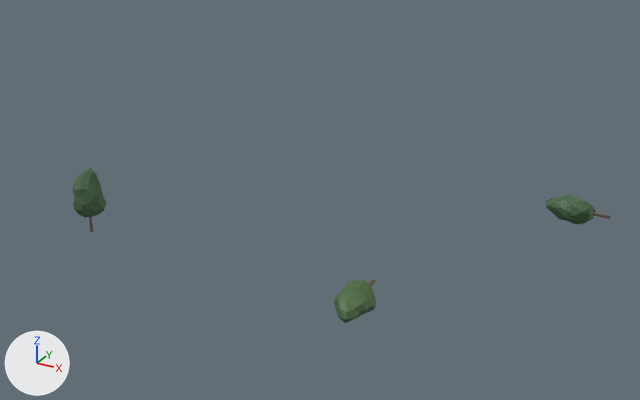
The glTF model samples/1.1/instancing/content/0_0_0.glb: old version first, new version second.
The view is the same before and after, from a 50 mm lens placed at (43.3, -88.1, 46.1), pointed at (-1.4, -6.9, 5.4). Lighting does not change. The marker at lower left points along +X, +Y and +Z.

Script lines for the objects in view, before the commit:
```python
me_tree_beech_001 = bpy.data.meshes.new('tree-beech.001')
me_tree_beech_001.from_pydata(...)  # 92 vertices, 166 faces; spans x -1.8..1.8, y -1.63..1.63, z 0.0..8.0
me_tree_beech_001.materials.append(mat_color_main)  # picture img_color_atlas_gradient
ob_tree_beech_001 = bpy.data.objects.new('tree-beech.001', me_tree_beech_001)
ob_tree_beech_001.parent = ob_node_0
ob_tree_beech_001.location = (-26.61, -17.29, 0.0)
ob_tree_beech_001.rotation_euler = (0.0, 0.0, 1.57)  # degrees (0, 0, 90)
ob_tree_beech_002 = bpy.data.objects.new('tree-beech.002', me_tree_beech_001)
ob_tree_beech_002.parent = ob_node_0
ob_tree_beech_002.location = (26.66, 16.66, 0.0)
ob_tree_beech_002.rotation_euler = (0.0, -1.57, 0.0)  # degrees (0, -90, 0)
ob_tree_beech_003 = bpy.data.objects.new('tree-beech.003', me_tree_beech_001)
ob_tree_beech_003.parent = ob_node_0
ob_tree_beech_003.location = (8.235, -12.24, 0.0)
ob_tree_beech_003.rotation_euler = (1.57, 0.0, 0.0)  # degrees (90, 0, 0)
```
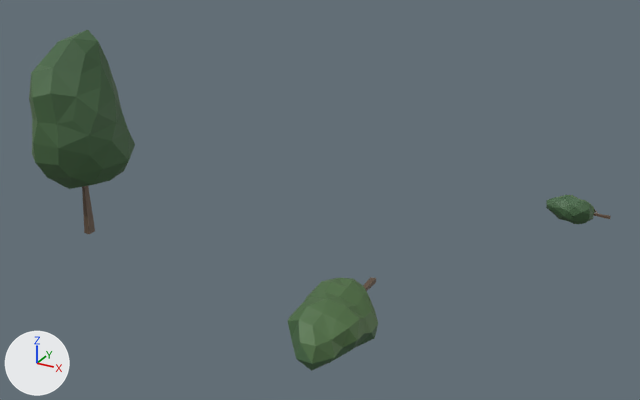
Commit message: different glb

What changed in the scene script:
```text
Change ob_tree_beech_001:
    ob_tree_beech_001.location: (-26.61, -17.29, 0.0) -> (26.66, 16.66, 0.0)
    ob_tree_beech_001.rotation_euler: (0.0, 0.0, 1.57) -> (0.0, -1.57, 0.0)  # degrees (0, 0, 90) -> degrees (0, -90, 0)
Change ob_tree_beech_002:
    ob_tree_beech_002.location: (26.66, 16.66, 0.0) -> (8.235, -12.24, 0.0)
    ob_tree_beech_002.rotation_euler: (0.0, -1.57, 0.0) -> (1.57, 0.0, 0.0)  # degrees (0, -90, 0) -> degrees (90, 0, 0)
    ob_tree_beech_002.scale: (1.0, 1.0, 1.0) -> (2.0, 2.0, 2.0)
Change ob_tree_beech_003:
    ob_tree_beech_003.location: (8.235, -12.24, 0.0) -> (-26.61, -17.29, 0.0)
    ob_tree_beech_003.rotation_euler: (1.57, 0.0, 0.0) -> (0.0, 0.0, 1.57)  # degrees (90, 0, 0) -> degrees (0, 0, 90)
    ob_tree_beech_003.scale: (1.0, 1.0, 1.0) -> (3.0, 3.0, 3.0)
```

Pixel boxes (x1, y1, x2, y2) of what changed, in the pictures (640 x 400 px):
'tree-beech.003', moved, turned, rescaled: before (334, 280, 376, 323); after (29, 30, 135, 234)
'tree-beech.002', moved, turned, rescaled: before (546, 195, 611, 224); after (288, 277, 378, 371)
'tree-beech.001', moved, turned: before (73, 168, 107, 232); after (546, 195, 611, 224)
